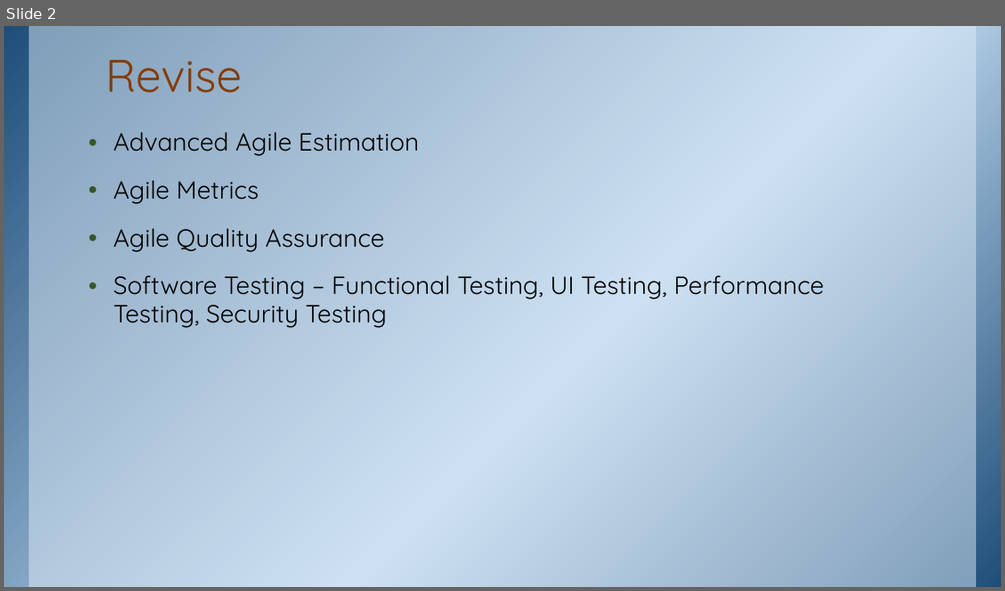
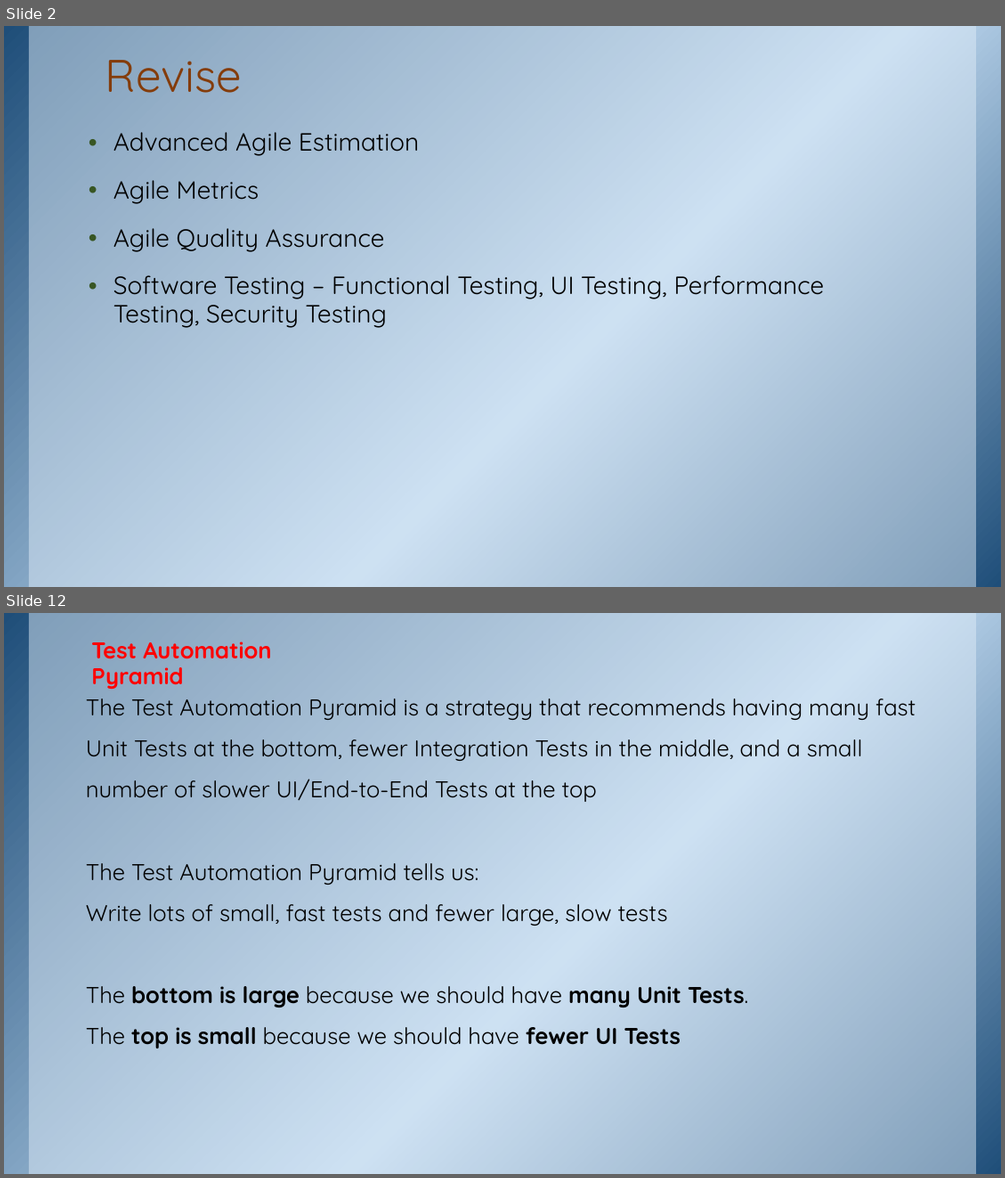
Before and after one commit to ketkiinamdar/IGCOE, a slide deck: TE - Lecture-8-4Aug2026.pptx. Shown one above the other, each under a label of ours: slide 2 before the commit, slides 2 and 12 after it; the slides between them are not shown. The pictures are 1005x591 and 1005x1178 pixels, drawn with LibreOffice and Linux fonts; fonts in the diff are those of the drawing; background and template pictures are left out. Boxes give left, top, right and bottom in pixels: in the first picture for what was removed or moved away, otherwise in the second. Text is boxed around its words. In the diff, an @@ line names an element or a change of style, - is before the commit and + after.

```diff
--- a/TE - Lecture-8-4Aug2026.pptx
+++ b/TE - Lecture-8-4Aug2026.pptx
@@ slide 12 added at bbox=[4, 613, 1001, 1174], background picture (left out); not listed: 2 template elements that a slide beside it also shows @@
@@ text added at bbox=[91, 641, 271, 689], 22 pt, text #FF0000, bold @@
+Test Automation Pyramid
@@ text added at bbox=[86, 698, 915, 1048], 22 pt, text #000000 @@
+The Test Automation Pyramid is a strategy that recommends having many fast Unit Tests at the bottom, fewer Integration Tests in the middle, and a small number of slower UI/End-to-End Tests at the top
+The Test Automation Pyramid tells us:
+Write lots of small, fast tests and fewer large, slow tests
+The bottom is large because we should have many Unit Tests.
+The top is small because we should have fewer UI Tests
```
Also in this commit, not shown: 1 slide changed, 16 other slides added, 1 slide removed, 1 other file.
